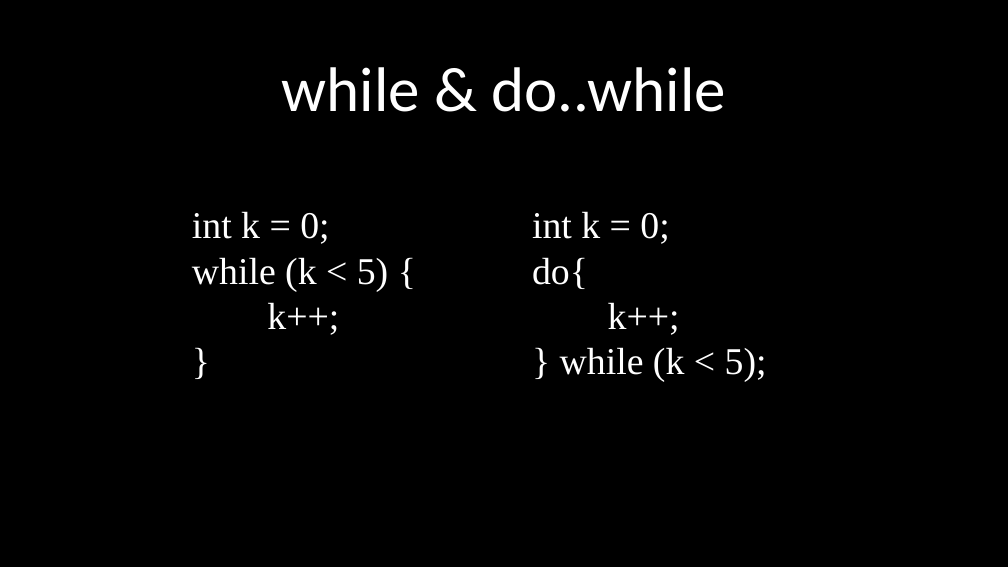
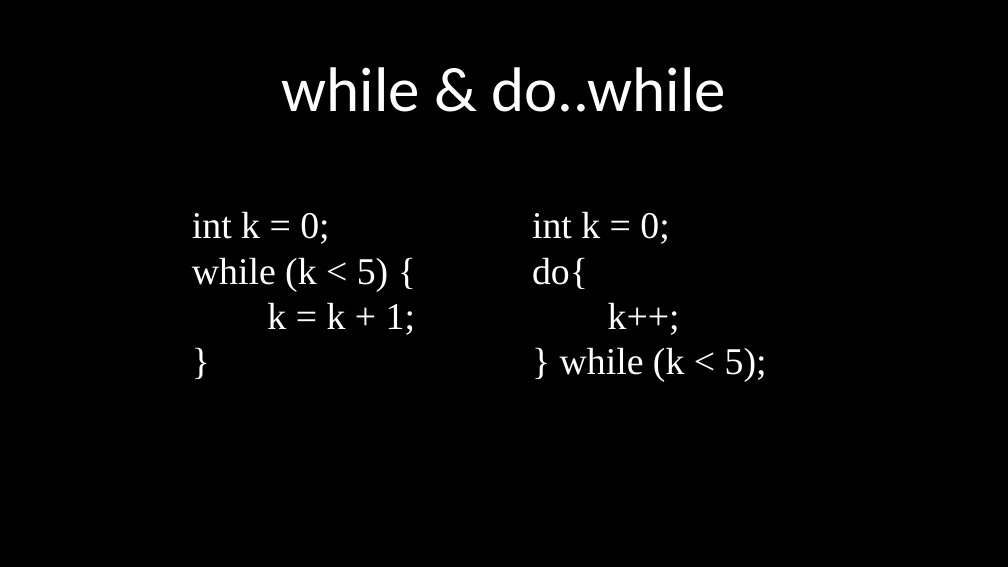
Before and after one commit to kruffka/C-Programming, a slide deck: slide 3 of slides/3_loops.pptx. Drawn at 1008x567 pixels with LibreOffice and Linux fonts; fonts in the diff are those of the drawing. Boxes give left, top, right and bottom in pixels: in the first picture for what was removed or moved away, otherwise in the second. Text is boxed around its words. In the diff, an @@ line names an element or a change of style, - is before the commit and + after.

```diff
--- a/slides/3_loops.pptx
+++ b/slides/3_loops.pptx
@@ text at [267,302,415,335]: text changed @@
-k++;
+k = k + 1;
```
Also in this commit, not shown: 1 other slide changed, 2 other files.
